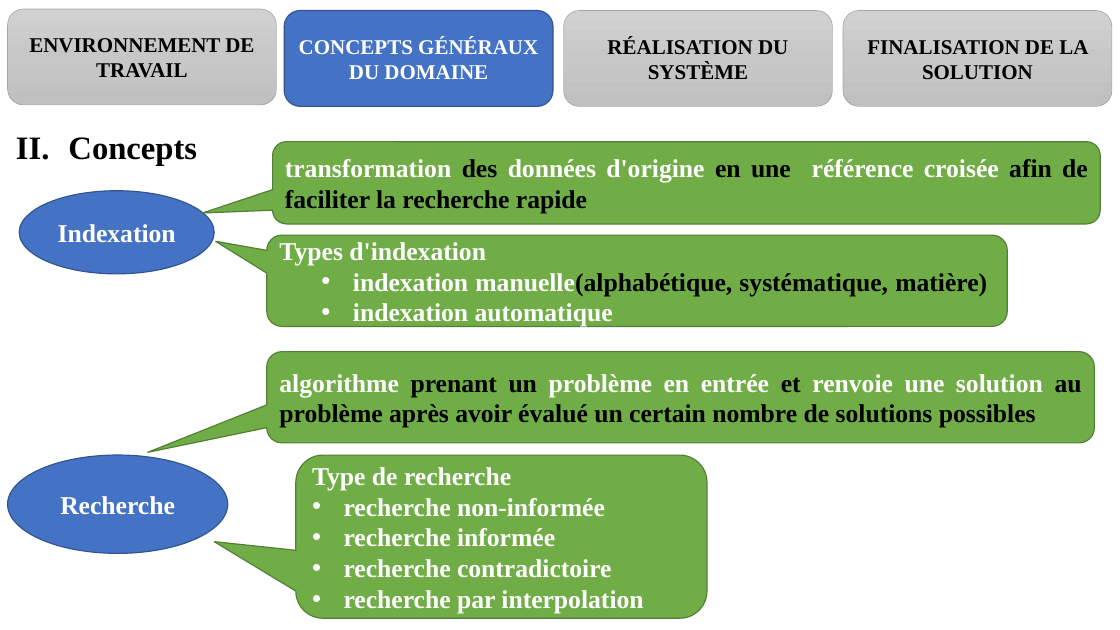
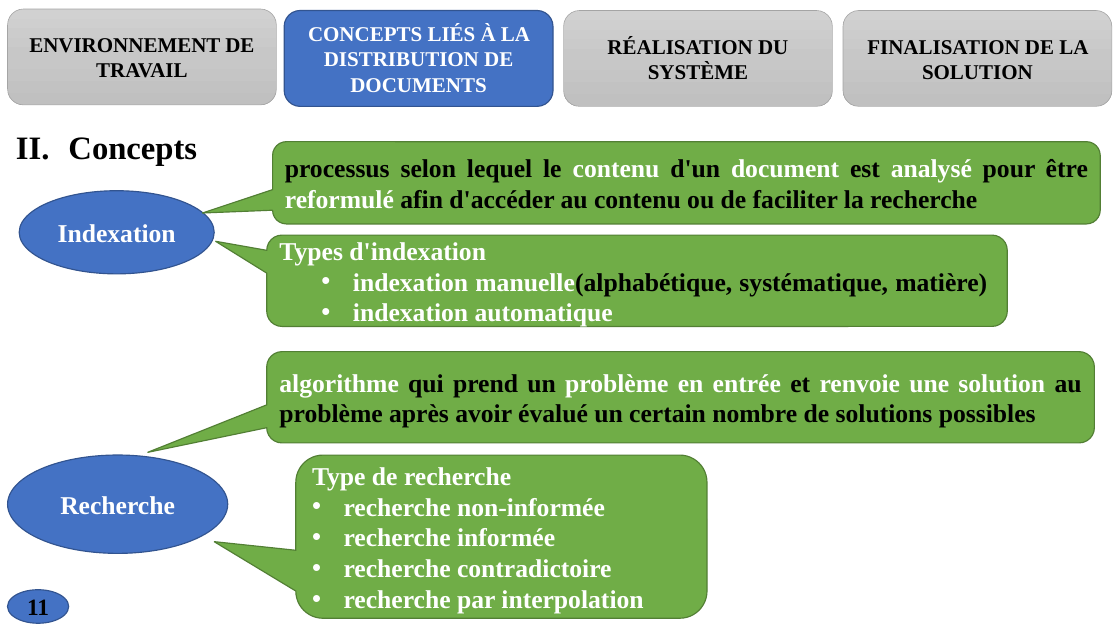
Before and after one commit to melaken/distdocs, a slide deck: slide 11 of Documents/theme/diapo.pptx (slide 10 before the commit). Drawn at 1120x630 pixels with LibreOffice and Linux fonts; fonts in the diff are those of the drawing. Boxes give left, top, right and bottom in pixels: in the first picture for what was removed or moved away, otherwise in the second. Text is boxed around its words. In the diff, an @@ line names an element or a change of style, - is before the commit and + after.

```diff
--- a/Documents/theme/diapo.pptx
+++ b/Documents/theme/diapo.pptx
@@ text in rounded rectangle at [308,25,530,92]: text changed @@
-CONCEPTS GÉNÉRAUX DU DOMAINE
+CONCEPTS LIÉS À LA DISTRIBUTION DE DOCUMENTS
@@ text in rounded speech box at [285,159,1088,209]: text changed; text colour #FFFFFF to #000000 @@
-transformation des données d'origine en une référence croisée afin de faciliter la recherche rapide
+processus selon lequel le contenu d'un document est analysé pour être reformulé afin d'accéder au contenu ou de faciliter la recherche
@@ text in rounded speech box at [279,374,1082,428]: text changed @@
-algorithme prenant un problème en entrée et renvoie une solution au problème après avoir évalué un certain nombre de solutions possibles
+algorithme qui prend un problème en entrée et renvoie une solution au problème après avoir évalué un certain nombre de solutions possibles
@@ page number added at [8,590,69,623], fill #4472C4, outline #325491 1 pt, 20 pt, text #000000, bold @@
+11
```
Also in this commit, not shown: 28 other slides changed, 2 slides added, 26 other files.
